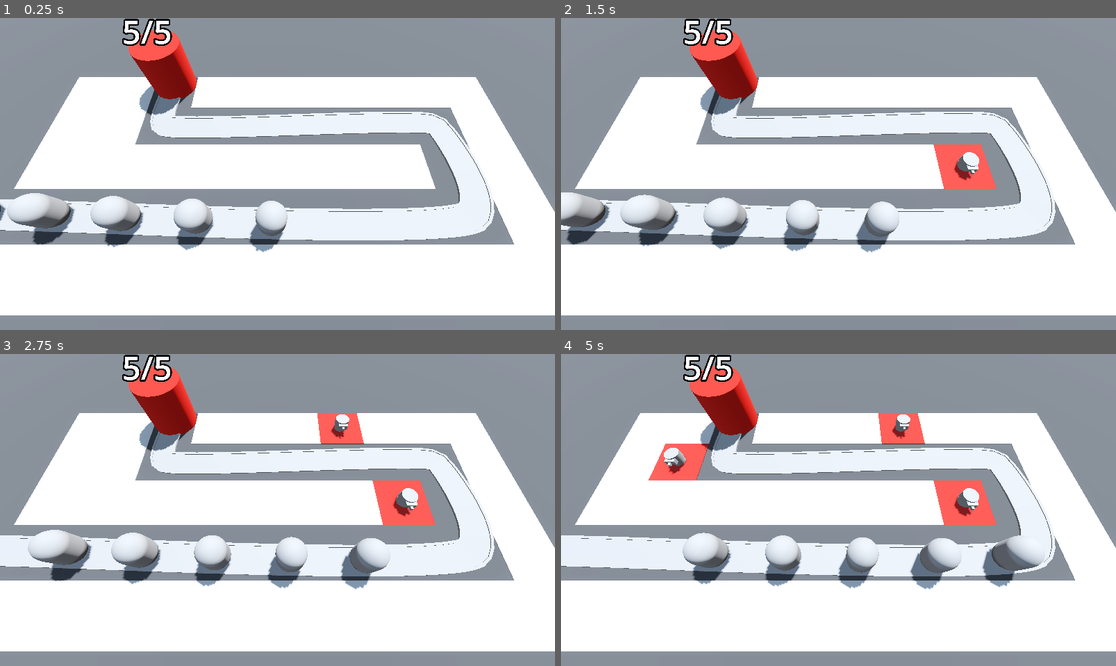
Above: before the commit, frames 1-4 (two rows, left to right).
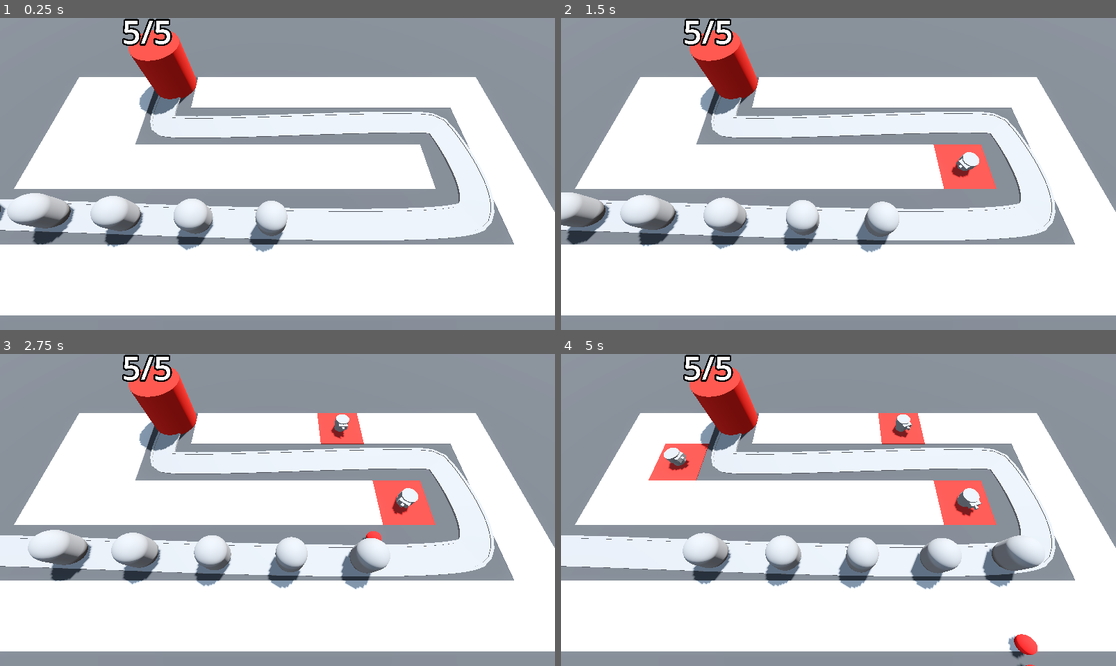
Above: after the commit, the same moments.

Repository: powerfrontier/barbarian-blaster
Game: Godot game, scene res://BaseLevel.tscn
The game is run twice, just before and just after one commit, with the same random seed, the same clock (stepped at 60 frames per second) and the same inputs.
Inputs (mouse positions are in pixels of both pictures, inside the frame that each line leads up to):
- Up to frame 1 (0.25 s): no input
- Up to frame 2 (1.5 s): move the mouse to (960, 158) at 0.52 s; press the mouse at (960, 158) at 0.53 s; move the mouse to (727, 189) at 1.27 s; release the mouse at (727, 189) at 1.28 s; click (727, 189) at 1.35 s
- Up to frame 3 (2.75 s): move the mouse to (333, 441) at 2.02 s; press the mouse at (333, 441) at 2.03 s
- Up to frame 4 (5 s): move the mouse to (810, 572) at 2.77 s; release the mouse at (810, 572) at 2.78 s; click (810, 572) at 2.85 s; move the mouse to (1005, 556) at 3.52 s; press the mouse at (1005, 556) at 3.53 s; move the mouse to (672, 463) at 4.27 s; release the mouse at (672, 463) at 4.28 s; click (672, 463) at 4.35 s

The runs differ from the first frame. In frame 2, 0.1% of the frame differs, in the area x 70-76%, y 43-53%; in frame 3, 0.2%; in frame 4, 0.5%, in the area x 18-86%, y 21-100%.

Commit message:
up to lesson 49

Diff:
--- a/BaseLevel.tscn
+++ b/BaseLevel.tscn
@@ -102,15 +102,15 @@
 transform = Transform3D(0.151116, 0, -0.988474, 0, 0.999982, 0, 0.988487, 0, 0.151114, -21, 0, 6)
 
 [node name="Enemy2" parent="Path3D" instance=ExtResource("2_cbias")]
-transform = Transform3D(-0.0331728, 0.00510099, -0.999394, 0.000519354, 0.999969, 0.00508644, 0.99942, -0.000350327, -0.0331746, -16.0025, -0.0240792, 6.07175)
+transform = Transform3D(-0.0331728, 0.00510099, -0.999393, 0.000519354, 0.999969, 0.00508643, 0.999419, -0.000350327, -0.0331746, -16.0025, -0.0240792, 6.07175)
 progress = 5.0
 
 [node name="Enemy3" parent="Path3D" instance=ExtResource("2_cbias")]
-transform = Transform3D(-0.0353605, 0.00456287, -0.999322, 0.00053032, 0.999972, 0.00454685, 0.999345, -0.000369201, -0.0353621, -11.0055, -0.0483073, 6.24687)
+transform = Transform3D(-0.0353605, 0.00456287, -0.999322, 0.000530319, 0.999972, 0.00454685, 0.999344, -0.000369201, -0.0353621, -11.0055, -0.0483073, 6.24687)
 progress = 10.0
 
 [node name="Enemy4" parent="Path3D" instance=ExtResource("2_cbias")]
-transform = Transform3D(-0.0317257, 0.00371687, -0.999447, 0.000515446, 0.999975, 0.00370229, 0.999468, -0.000397725, -0.0317269, -6.00848, -0.0690615, 6.41631)
+transform = Transform3D(-0.0317257, 0.00371687, -0.999446, 0.000515446, 0.999975, 0.00370229, 0.999468, -0.000397725, -0.0317269, -6.00848, -0.0690615, 6.41631)
 progress = 15.0
 
 [node name="Enemy5" parent="Path3D" instance=ExtResource("2_cbias")]
@@ -119,6 +119,7 @@
 
 [node name="Base" parent="." instance=ExtResource("3_kw27p")]
 
-[node name="TurretManager" type="Node3D" parent="."]
+[node name="TurretManager" type="Node3D" parent="." node_paths=PackedStringArray("enemy_path")]
 script = ExtResource("5_csha7")
 turret = ExtResource("6_fh355")
+enemy_path = NodePath("../Path3D")
--- /dev/null
+++ b/Turret/projectile.gd
@@ -0,0 +1,10 @@
+extends Area3D
+
+@export var speed: float = 20.0
+var direction: Vector3 = Vector3.FORWARD
+
+func _physics_process(delta) -> void:
+	position += direction * speed * delta
+
+func _on_timer_timeout():
+	queue_free()
--- /dev/null
+++ b/Turret/projectile.tscn
@@ -0,0 +1,28 @@
+[gd_scene load_steps=5 format=3 uid="uid://iut5keijd3x0"]
+
+[ext_resource type="Script" path="res://Turret/projectile.gd" id="1_f6ke3"]
+
+[sub_resource type="StandardMaterial3D" id="StandardMaterial3D_fccsd"]
+albedo_color = Color(1, 0.113725, 0.0941176, 1)
+
+[sub_resource type="SphereMesh" id="SphereMesh_43ct0"]
+material = SubResource("StandardMaterial3D_fccsd")
+
+[sub_resource type="SphereShape3D" id="SphereShape3D_h3dxi"]
+
+[node name="Projectile" type="Area3D"]
+top_level = true
+script = ExtResource("1_f6ke3")
+
+[node name="MeshInstance3D" type="MeshInstance3D" parent="."]
+mesh = SubResource("SphereMesh_43ct0")
+
+[node name="CollisionShape3D" type="CollisionShape3D" parent="."]
+shape = SubResource("SphereShape3D_h3dxi")
+
+[node name="Timer" type="Timer" parent="."]
+wait_time = 2.0
+one_shot = true
+autostart = true
+
+[connection signal="timeout" from="Timer" to="." method="_on_timer_timeout"]
--- /dev/null
+++ b/Turret/turret.gd
@@ -0,0 +1,17 @@
+extends Node3D
+
+@export var projectile: PackedScene
+
+var enemy_path: Path3D
+
+@onready var barrel = $TurretBase/TurretTop/Visor/Barrel
+
+func _physics_process(delta) -> void:
+	var enemy = enemy_path.get_children().back()
+	look_at(enemy.global_position, Vector3.UP, true)
+
+func _on_timer_timeout():
+	var new_projectile = projectile.instantiate()
+	add_child(new_projectile)
+	new_projectile.global_position = barrel.global_position
+	new_projectile.direction = global_transform.basis.z
--- a/Turret/turret.tscn
+++ b/Turret/turret.tscn
@@ -1,4 +1,7 @@
-[gd_scene load_steps=5 format=3 uid="uid://d31qxh3cax27q"]
+[gd_scene load_steps=7 format=3 uid="uid://d31qxh3cax27q"]
+
+[ext_resource type="Script" path="res://Turret/turret.gd" id="1_8htfa"]
+[ext_resource type="PackedScene" uid="uid://iut5keijd3x0" path="res://Turret/projectile.tscn" id="2_ka3ri"]
 
 [sub_resource type="CylinderMesh" id="CylinderMesh_ikrn8"]
 height = 1.0
@@ -15,6 +18,8 @@
 size = Vector3(0.2, 0.2, 0.3)
 
 [node name="Turret" type="Node3D"]
+script = ExtResource("1_8htfa")
+projectile = ExtResource("2_ka3ri")
 
 [node name="TurretBase" type="MeshInstance3D" parent="."]
 transform = Transform3D(1, 0, 0, 0, 1, 0, 0, 0, 1, 0, 0.5, 0)
@@ -31,3 +36,8 @@
 [node name="Barrel" type="MeshInstance3D" parent="TurretBase/TurretTop/Visor"]
 transform = Transform3D(1, 0, 0, 0, 1, 0, 0, 0, 1, 0, 0, 0.297449)
 mesh = SubResource("BoxMesh_uuxcv")
+
+[node name="Timer" type="Timer" parent="."]
+autostart = true
+
+[connection signal="timeout" from="Timer" to="." method="_on_timer_timeout"]
--- a/TurretManager.gd
+++ b/TurretManager.gd
@@ -1,9 +1,10 @@
 extends Node3D
 
 @export var turret: PackedScene
-
+@export var enemy_path: Path3D
 
 func build_turret(turret_position: Vector3) -> void:
 	var new_turret = turret.instantiate()
+	add_child(new_turret)
 	new_turret.global_position = turret_position
-	add_child(new_turret)
+	new_turret.enemy_path = enemy_path
Not shown: 4 places in MeshLibraries/SpaceLibrary.tres that only renumber resources
